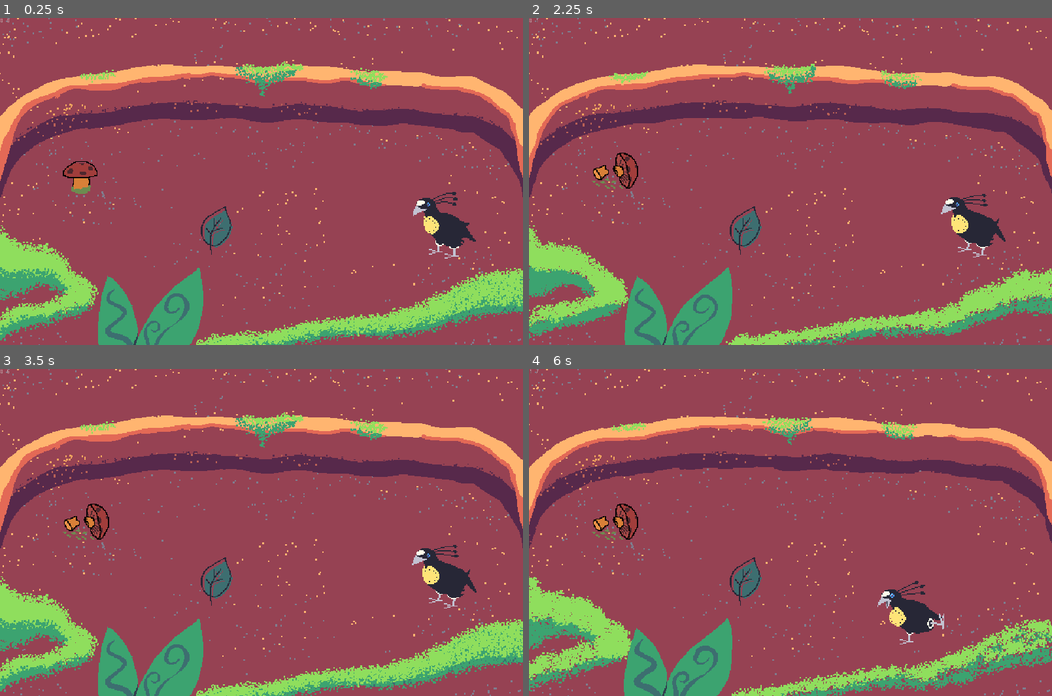
Above: before the commit, frames 1-4 (two rows, left to right).
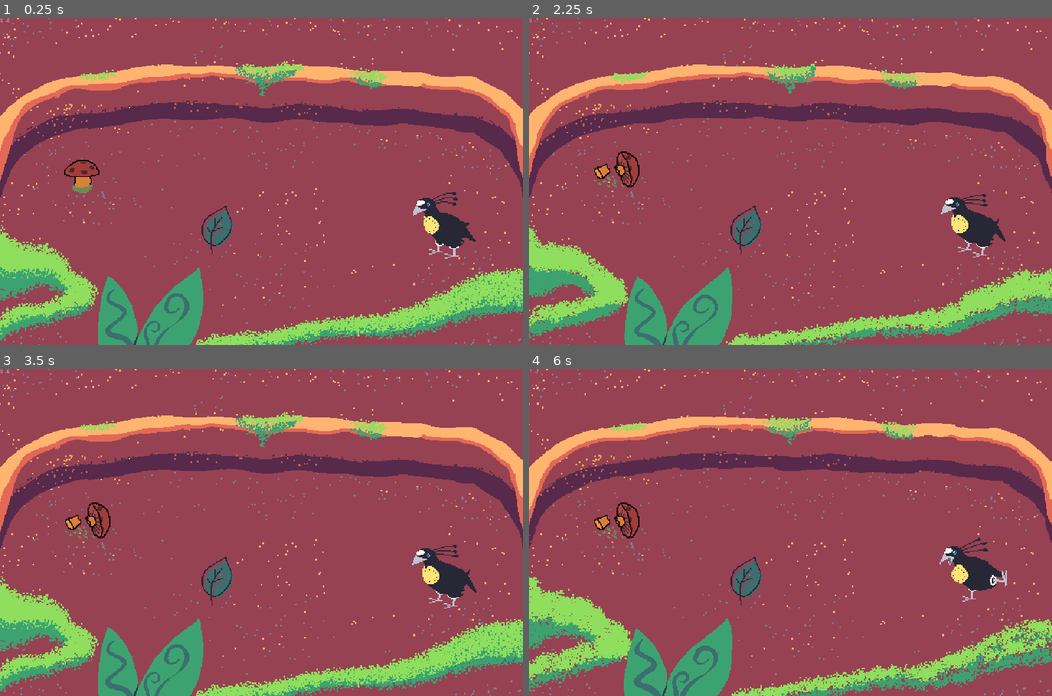
Above: after the commit, the same moments.

Repository: mapedorr/CapstoneGame
Game: Godot game, scene res://Limpiar/CleaningGame.tscn
Two runs of this game, one before a commit and one after it. Both use one fixed random seed, a clock stepped at 60 frames per second and the inputs below. Sound files missing from this copy of the repository are replaced by a short silence.
Inputs (mouse positions are in pixels of both pictures, inside the frame that each line leads up to):
- Up to frame 1 (0.25 s): no input
- Up to frame 2 (2.25 s): drag from (743, 230) to (612, 174) at 0.52 s; click "Start" at 1.25 s; drag from (612, 174) to (743, 230) at 2.02 s
- Up to frame 3 (3.5 s): move the mouse to (313, 460) at 2.77 s; click (313, 460) at 2.92 s
- Up to frame 4 (6 s): drag from (764, 597) to (633, 483) at 3.52 s; move the mouse to (947, 581) at 4.27 s; click (947, 581) at 4.42 s; drag from (633, 483) to (743, 581) at 5.02 s; move the mouse to (816, 532) at 5.77 s; click (816, 532) at 5.92 s

The runs differ from the first frame. In frame 1, 0.3% of the frame differs, in the area x 12-45%, y 43-73%; in frame 2, 0.5%; in frame 3, 0.5%; in frame 4, 2.5%, in the area x 12-92%, y 40-85%.

Commit message:
Replaced SwipeObjects death tween by an animation.
The tutorial can be skipped using a property in Limpiar scene (skip_tutorial).
Ready to work on particles for SwipeObject's death animation.

Diff:
--- a/Limpiar/CleaningGame.tscn
+++ b/Limpiar/CleaningGame.tscn
@@ -237,6 +237,7 @@
 stick = ExtResource( 3 )
 flower = ExtResource( 4 )
 mushroom = ExtResource( 5 )
+skip_tutorial = true
 
 [node name="Fondo" type="Sprite" parent="."]
 position = Vector2( 640, 400 )
@@ -332,7 +333,6 @@
 bus = "Music"
 
 [node name="LeafContainer" type="Node2D" parent="."]
-editor/display_folded = true
 __meta__ = {
 "_edit_lock_": true
 }
@@ -556,5 +556,4 @@
 [node name="BG" type="AudioStreamPlayer" parent="."]
 stream = ExtResource( 38 )
 autoplay = true
-
 [connection signal="timeout" from="MusicManager/Metronome/Timer" to="MusicManager/Metronome" method="_on_Timer_timeout"]
--- a/Limpiar/Leaf/Breakable.gd
+++ b/Limpiar/Leaf/Breakable.gd
@@ -28,14 +28,14 @@
 	if hp > 1:
 		.move()
 		if cuando2 == count:
-			$Sprite/Dance.play("Dance")
+			$Sprite/Animator.play("Dance")
 			randomize()
 			cuando2 = randi() % max_count + 1
 
 func kill():
 	hp -= 1
 	if hp == 1:
-		$Sprite/Dance.play("Dead")
+		$Sprite/Animator.play("Dead")
 		$SFX_Death.play()
 	elif hp <= 0:
 		alive = false
--- a/Limpiar/Leaf/Flower.tscn
+++ b/Limpiar/Leaf/Flower.tscn
@@ -113,11 +113,65 @@
 "values": [ Vector2( -0.87413, 13.4616 ) ]
 }
 
-[sub_resource type="CapsuleShape2D" id=3]
+[sub_resource type="Animation" id=3]
+resource_name = "DeathLeft"
+tracks/0/type = "value"
+tracks/0/path = NodePath(".:position")
+tracks/0/interp = 1
+tracks/0/loop_wrap = true
+tracks/0/imported = false
+tracks/0/enabled = true
+tracks/0/keys = {
+"times": PoolRealArray( 0.0117652, 0.5, 1 ),
+"transitions": PoolRealArray( 1, 1, 1 ),
+"update": 0,
+"values": [ Vector2( 0, 0 ), Vector2( -50, -40 ), Vector2( -90, -10 ) ]
+}
+tracks/1/type = "value"
+tracks/1/path = NodePath(".:rotation_degrees")
+tracks/1/interp = 1
+tracks/1/loop_wrap = true
+tracks/1/imported = false
+tracks/1/enabled = true
+tracks/1/keys = {
+"times": PoolRealArray( 0, 0.5, 1 ),
+"transitions": PoolRealArray( 1, 1, 1 ),
+"update": 0,
+"values": [ 0.0, 89.9999, 150.0 ]
+}
+
+[sub_resource type="Animation" id=8]
+resource_name = "DeathRight"
+tracks/0/type = "value"
+tracks/0/path = NodePath(".:position")
+tracks/0/interp = 1
+tracks/0/loop_wrap = true
+tracks/0/imported = false
+tracks/0/enabled = true
+tracks/0/keys = {
+"times": PoolRealArray( 0.0117652, 0.5, 1 ),
+"transitions": PoolRealArray( 1, 1, 1 ),
+"update": 0,
+"values": [ Vector2( 0, 0 ), Vector2( 60, -40 ), Vector2( 100, -10 ) ]
+}
+tracks/1/type = "value"
+tracks/1/path = NodePath(".:rotation_degrees")
+tracks/1/interp = 1
+tracks/1/loop_wrap = true
+tracks/1/imported = false
+tracks/1/enabled = true
+tracks/1/keys = {
+"times": PoolRealArray( 0, 0.5, 1 ),
+"transitions": PoolRealArray( 1, 1, 1 ),
+"update": 0,
+"values": [ 0.0, -89.9999, -165.0 ]
+}
+
+[sub_resource type="CapsuleShape2D" id=6]
 radius = 18.6056
 height = 19.9381
 
-[sub_resource type="RectangleShape2D" id=4]
+[sub_resource type="RectangleShape2D" id=7]
 extents = Vector2( 24, 24 )
 
 [node name="Flower" type="Node2D"]
@@ -125,12 +179,14 @@
 random_movement = true
 
 [node name="Sprite" type="Sprite" parent="."]
-editor/display_folded = true
+position = Vector2( 0.121937, -0.081291 )
 texture = ExtResource( 2 )
 
-[node name="Dance" type="AnimationPlayer" parent="Sprite"]
-anims/Dance = SubResource( 1 )
-anims/Dead = SubResource( 2 )
+[node name="Animator" type="AnimationPlayer" parent="Sprite"]
+anims/Dance = SubResource( 4 )
+anims/Dead = SubResource( 5 )
+anims/DeathLeft = SubResource( 3 )
+anims/DeathRight = SubResource( 8 )
 
 [node name="Tween" type="Tween" parent="."]
 
--- a/Limpiar/Leaf/Leaf.tscn
+++ b/Limpiar/Leaf/Leaf.tscn
@@ -1,10 +1,11 @@
-[gd_scene load_steps=8 format=2]
+[gd_scene load_steps=11 format=2]
 
 [ext_resource path="res://Limpiar/Leaf/SwipeObject.gd" type="Script" id=1]
 [ext_resource path="res://Limpiar/leaf.png" type="Texture" id=2]
-[ext_resource path="res://addons/swipe-detector/swipe_detector.gd" type="Script" id=3]
-[ext_resource path="res://addons/swipe-detector/icon.png" type="Texture" id=4]
-[ext_resource path="res://Audio/SFX/SFX_LeafSpawn.ogg" type="AudioStream" id=5]
+[ext_resource path="res://Assets/Particles/dirt_01.png" type="Texture" id=3]
+[ext_resource path="res://addons/swipe-detector/swipe_detector.gd" type="Script" id=4]
+[ext_resource path="res://addons/swipe-detector/icon.png" type="Texture" id=5]
+[ext_resource path="res://Audio/SFX/SFX_LeafSpawn.ogg" type="AudioStream" id=6]
 
 [sub_resource type="Animation" id=1]
 resource_name = "Dance"
@@ -34,7 +35,61 @@
 "values": [ Vector2( 0, 0 ), Vector2( 0, -20 ), Vector2( 0, 0 ) ]
 }
 
-[sub_resource type="CapsuleShape2D" id=2]
+[sub_resource type="Animation" id=2]
+resource_name = "DeathLeft"
+tracks/0/type = "value"
+tracks/0/path = NodePath(".:position")
+tracks/0/interp = 1
+tracks/0/loop_wrap = true
+tracks/0/imported = false
+tracks/0/enabled = true
+tracks/0/keys = {
+"times": PoolRealArray( 0.0117652, 0.5, 1 ),
+"transitions": PoolRealArray( 1, 1, 1 ),
+"update": 0,
+"values": [ Vector2( 0, 0 ), Vector2( -50, -40 ), Vector2( -90, -10 ) ]
+}
+tracks/1/type = "value"
+tracks/1/path = NodePath(".:rotation_degrees")
+tracks/1/interp = 1
+tracks/1/loop_wrap = true
+tracks/1/imported = false
+tracks/1/enabled = true
+tracks/1/keys = {
+"times": PoolRealArray( 0, 0.5, 1 ),
+"transitions": PoolRealArray( 1, 1, 1 ),
+"update": 0,
+"values": [ 0.0, 89.9999, 150.0 ]
+}
+
+[sub_resource type="Animation" id=3]
+resource_name = "DeathRight"
+tracks/0/type = "value"
+tracks/0/path = NodePath(".:position")
+tracks/0/interp = 1
+tracks/0/loop_wrap = true
+tracks/0/imported = false
+tracks/0/enabled = true
+tracks/0/keys = {
+"times": PoolRealArray( 0.0117652, 0.5, 1 ),
+"transitions": PoolRealArray( 1, 1, 1 ),
+"update": 0,
+"values": [ Vector2( 0, 0 ), Vector2( 60, -40 ), Vector2( 100, -10 ) ]
+}
+tracks/1/type = "value"
+tracks/1/path = NodePath(".:rotation_degrees")
+tracks/1/interp = 1
+tracks/1/loop_wrap = true
+tracks/1/imported = false
+tracks/1/enabled = true
+tracks/1/keys = {
+"times": PoolRealArray( 0, 0.5, 1 ),
+"transitions": PoolRealArray( 1, 1, 1 ),
+"update": 0,
+"values": [ 0.0, -89.9999, -165.0 ]
+}
+
+[sub_resource type="CapsuleShape2D" id=4]
 radius = 18.6056
 height = 19.9381
 
@@ -43,26 +98,54 @@
 random_movement = true
 
 [node name="Sprite" type="Sprite" parent="."]
+position = Vector2( 0.788564, -0.525709 )
 texture = ExtResource( 2 )
 
-[node name="Dance" type="AnimationPlayer" parent="Sprite"]
+[node name="Animator" type="AnimationPlayer" parent="Sprite"]
 anims/Dance = SubResource( 1 )
+anims/DeathLeft = SubResource( 2 )
+anims/DeathRight = SubResource( 3 )
+
+[node name="Particles2D" type="CPUParticles2D" parent="Sprite"]
+scale = Vector2( 0.5, 0.5 )
+emitting = false
+amount = 1
+lifetime = 4.18
+speed_scale = 9.31
+explosiveness = 0.3
+texture = ExtResource( 3 )
+emission_shape = 2
+emission_rect_extents = Vector2( 1, 1 )
+flag_align_y = true
+spread = 23.96
+flatness = 0.18
+gravity = Vector2( 0, 5 )
+angle = 130.9
+scale_amount = 0.5
+scale_amount_random = 0.03
 
 [node name="Tween" type="Tween" parent="."]
 
 [node name="SwipeDetector" type="Node" parent="."]
-script = ExtResource( 3 )
+editor/display_folded = true
+script = ExtResource( 4 )
 __meta__ = {
-"_editor_icon": ExtResource( 4 )
+"_editor_icon": ExtResource( 5 )
 }
 distance_threshold = 0.01
 
 [node name="Area2D" type="Area2D" parent="SwipeDetector"]
+__meta__ = {
+"_edit_lock_": true
+}
 
 [node name="CollisionShape2D" type="CollisionShape2D" parent="SwipeDetector/Area2D"]
 rotation = 0.261799
-shape = SubResource( 2 )
+shape = SubResource( 4 )
+__meta__ = {
+"_edit_lock_": true
+}
 
 [node name="SFX_Spawn" type="AudioStreamPlayer2D" parent="."]
-stream = ExtResource( 5 )
+stream = ExtResource( 6 )
 volume_db = -4.0
--- a/Limpiar/Leaf/Mushroom.tscn
+++ b/Limpiar/Leaf/Mushroom.tscn
@@ -114,11 +114,65 @@
 "values": [ Vector2( 8.42468, -3.7412 ) ]
 }
 
-[sub_resource type="CapsuleShape2D" id=3]
+[sub_resource type="Animation" id=3]
+resource_name = "DeathLeft"
+tracks/0/type = "value"
+tracks/0/path = NodePath(".:position")
+tracks/0/interp = 1
+tracks/0/loop_wrap = true
+tracks/0/imported = false
+tracks/0/enabled = true
+tracks/0/keys = {
+"times": PoolRealArray( 0.0117652, 0.5, 1 ),
+"transitions": PoolRealArray( 1, 1, 1 ),
+"update": 0,
+"values": [ Vector2( 0, 0 ), Vector2( -50, -40 ), Vector2( -90, -10 ) ]
+}
+tracks/1/type = "value"
+tracks/1/path = NodePath(".:rotation_degrees")
+tracks/1/interp = 1
+tracks/1/loop_wrap = true
+tracks/1/imported = false
+tracks/1/enabled = true
+tracks/1/keys = {
+"times": PoolRealArray( 0, 0.5, 1 ),
+"transitions": PoolRealArray( 1, 1, 1 ),
+"update": 0,
+"values": [ 0.0, 89.9999, 150.0 ]
+}
+
+[sub_resource type="Animation" id=8]
+resource_name = "DeathRight"
+tracks/0/type = "value"
+tracks/0/path = NodePath(".:position")
+tracks/0/interp = 1
+tracks/0/loop_wrap = true
+tracks/0/imported = false
+tracks/0/enabled = true
+tracks/0/keys = {
+"times": PoolRealArray( 0.0117652, 0.5, 1 ),
+"transitions": PoolRealArray( 1, 1, 1 ),
+"update": 0,
+"values": [ Vector2( 0, 0 ), Vector2( 60, -40 ), Vector2( 100, -10 ) ]
+}
+tracks/1/type = "value"
+tracks/1/path = NodePath(".:rotation_degrees")
+tracks/1/interp = 1
+tracks/1/loop_wrap = true
+tracks/1/imported = false
+tracks/1/enabled = true
+tracks/1/keys = {
+"times": PoolRealArray( 0, 0.5, 1 ),
+"transitions": PoolRealArray( 1, 1, 1 ),
+"update": 0,
+"values": [ 0.0, -89.9999, -165.0 ]
+}
+
+[sub_resource type="CapsuleShape2D" id=5]
 radius = 18.6056
 height = 19.9381
 
-[sub_resource type="RectangleShape2D" id=4]
+[sub_resource type="RectangleShape2D" id=6]
 extents = Vector2( 24, 24 )
 
 [node name="Mushroom" type="Node2D"]
@@ -127,11 +181,14 @@
 random_movement = true
 
 [node name="Sprite" type="Sprite" parent="."]
+position = Vector2( 1.5249, -1.0166 )
 texture = ExtResource( 2 )
 
-[node name="Dance" type="AnimationPlayer" parent="Sprite"]
+[node name="Animator" type="AnimationPlayer" parent="Sprite"]
 anims/Dance = SubResource( 1 )
 anims/Dead = SubResource( 2 )
+anims/DeathLeft = SubResource( 3 )
+anims/DeathRight = SubResource( 8 )
 
 [node name="Tween" type="Tween" parent="."]
 
--- a/Limpiar/Leaf/Stick.tscn
+++ b/Limpiar/Leaf/Stick.tscn
@@ -34,6 +34,60 @@
 "values": [ Vector2( 0, 0 ), Vector2( 0, -20 ), Vector2( 0, 0 ) ]
 }
 
+[sub_resource type="Animation" id=3]
+resource_name = "DeathLeft"
+tracks/0/type = "value"
+tracks/0/path = NodePath(".:position")
+tracks/0/interp = 1
+tracks/0/loop_wrap = true
+tracks/0/imported = false
+tracks/0/enabled = true
+tracks/0/keys = {
+"times": PoolRealArray( 0.0117652, 0.5, 1 ),
+"transitions": PoolRealArray( 1, 1, 1 ),
+"update": 0,
+"values": [ Vector2( 0, 0 ), Vector2( -50, -40 ), Vector2( -90, -10 ) ]
+}
+tracks/1/type = "value"
+tracks/1/path = NodePath(".:rotation_degrees")
+tracks/1/interp = 1
+tracks/1/loop_wrap = true
+tracks/1/imported = false
+tracks/1/enabled = true
+tracks/1/keys = {
+"times": PoolRealArray( 0, 0.5, 1 ),
+"transitions": PoolRealArray( 1, 1, 1 ),
+"update": 0,
+"values": [ 0.0, 89.9999, 150.0 ]
+}
+
+[sub_resource type="Animation" id=8]
+resource_name = "DeathRight"
+tracks/0/type = "value"
+tracks/0/path = NodePath(".:position")
+tracks/0/interp = 1
+tracks/0/loop_wrap = true
+tracks/0/imported = false
+tracks/0/enabled = true
+tracks/0/keys = {
+"times": PoolRealArray( 0.0117652, 0.5, 1 ),
+"transitions": PoolRealArray( 1, 1, 1 ),
+"update": 0,
+"values": [ Vector2( 0, 0 ), Vector2( 60, -40 ), Vector2( 100, -10 ) ]
+}
+tracks/1/type = "value"
+tracks/1/path = NodePath(".:rotation_degrees")
+tracks/1/interp = 1
+tracks/1/loop_wrap = true
+tracks/1/imported = false
+tracks/1/enabled = true
+tracks/1/keys = {
+"times": PoolRealArray( 0, 0.5, 1 ),
+"transitions": PoolRealArray( 1, 1, 1 ),
+"update": 0,
+"values": [ 0.0, -89.9999, -165.0 ]
+}
+
 [sub_resource type="CapsuleShape2D" id=2]
 radius = 18.6056
 height = 19.9381
@@ -43,10 +97,13 @@
 random_movement = true
 
 [node name="Sprite" type="Sprite" parent="."]
+position = Vector2( -0.540895, -0.432716 )
 texture = ExtResource( 2 )
 
-[node name="Dance" type="AnimationPlayer" parent="Sprite"]
+[node name="Animator" type="AnimationPlayer" parent="Sprite"]
 anims/Dance = SubResource( 1 )
+anims/DeathLeft = SubResource( 3 )
+anims/DeathRight = SubResource( 8 )
 
 [node name="Tween" type="Tween" parent="."]
 
--- a/Limpiar/Leaf/SwipeObject.gd
+++ b/Limpiar/Leaf/SwipeObject.gd
@@ -19,7 +19,7 @@
 	$SwipeDetector.connect("swipe_ended", self, "_on_swipe_ended")
 	$SwipeDetector.connect("swipe_failed", self, "_on_swipe_failed")
 	$SwipeDetector.connect("swiped", self, "_on_swiped")
-	$Tween.connect("tween_completed", self, "self_destroy")
+	$Sprite/Animator.connect("animation_finished", self, "self_destroy")
 
 	if random_movement:
 		randomize()
@@ -46,7 +46,7 @@
 	if not in_game: return
 
 	self.in_game = false
-	$Sprite/Dance.stop()
+	$Sprite/Animator.stop()
 
 	emit_signal("swipe_object_deleted")
 
@@ -75,25 +75,22 @@
 
 	$SwipeDetector.queue_free()
 	emit_signal("object_swiped", position)
-	$Tween.interpolate_property(
-		self,
-		"position",
-		self.get_position(),
-		target,
-		1.0,
-		$Tween.TRANS_SINE,
-		$Tween.EASE_OUT
-	)
-	$Tween.start()
+
+	if target.x < 0:
+		$Sprite/Animator.play("DeathLeft", -1, 2)
+	else:
+		$Sprite/Animator.play("DeathRight", -1, 2)
 
 func move():
 	if not in_game: return
 
 	if cuando == count:
-		$Sprite/Dance.play("Dance")
+		$Sprite/Animator.play("Dance")
 	count += 1
 	if count > max_count:
 		count = 1
 
-func self_destroy(obj, key):
-	queue_free()
+func self_destroy(anim_name):
+	if anim_name == 'DeathLeft' or anim_name == 'DeathRight':
+		# TODO: generar las partículas de la destrucción
+		queue_free()
--- a/Limpiar/Limpiar.gd
+++ b/Limpiar/Limpiar.gd
@@ -4,6 +4,7 @@
 export(PackedScene) var stick
 export(PackedScene) var flower
 export(PackedScene) var mushroom
+export(bool) var skip_tutorial
 
 onready var dirt_on_ground = $LeafContainer.get_children().size()
 onready var min_x = int ($SpawnArea.position.x - $SpawnArea/CollisionShape2D.shape.extents.x)
@@ -168,6 +169,13 @@
 	$SFX_Whoosh.play()
 
 func _on_music_started():
+	if skip_tutorial:
+		in_tutorial = 4
+		$Bird4/DancingBird.destination = 4
+		$Bird4/DancingBird.moving = false
+		$LeafContainer/Leaf.in_game = true
+		$LeafContainer/Mushroom.in_game = true
+
 	$MusicManager/Metronome/Timer.connect(
 		"timeout",
 		$Bird4/DancingBird,
--- a/Limpiar/Metronome.gd
+++ b/Limpiar/Metronome.gd
@@ -1,9 +1,7 @@
 extends Node
 
 onready var timer = $Timer
-#onready var high_beap = $HighClick  #AudioStreamPlayer
-#onready var low_beap = $LowClick	#AudioStreamPlayer
-onready var display = $Display 		#Label
+onready var display = $Display
 
 export(int) var time_signature_top = 4
 export(int) var time_signature_botton = 4
@@ -46,21 +44,12 @@
 		isPlaying = true
 		timer.start()
 	if current_beat % time_signature_top == 0:
-		#high_beap.play()
 		current_beat = 1
 		current_measure += 1
 		display.set_text(str(current_measure) + "  " + str(current_beat))
-#		timer.start()
 	else:
-		#low_beap.play()
 		current_beat += 1
 		display.set_text(str(current_measure) + "  " + str(current_beat))
-#		timer.start()
-
-###use this function if you disconect the buttons
-#func _stop_metronome():
-#	currently_playing == false
-#	display.set_text("0  0")
 
 func _on_Timer_timeout():
 	if isPlaying == true:
@@ -70,8 +59,6 @@
 	if isPlaying == false:
 		_play_metronome()
 
-
-
 func stop_metronome():
 	if isPlaying == true:
 		isPlaying = false
Binary file added: Assets/Particles/dirt_01.png
Not shown, added: Assets/Particles/dirt_01.png.import
Binary file added: Assets/Particles/smoke_03.png
Not shown, added: Assets/Particles/smoke_03.png.import
Not shown: 4 places in Limpiar/Leaf/Flower.tscn that only renumber resources
Not shown: 2 places in Limpiar/Leaf/Mushroom.tscn that only renumber resources
Not shown: 1 places in Limpiar/Leaf/Stick.tscn that only renumber resources
